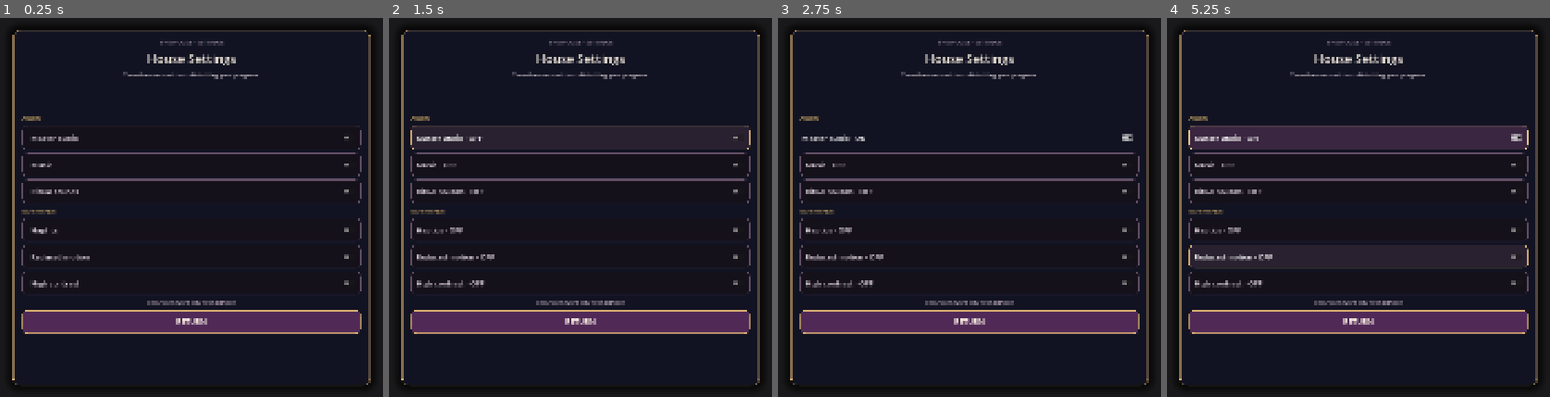
Above: before the commit, frames 1-4 (left to right).
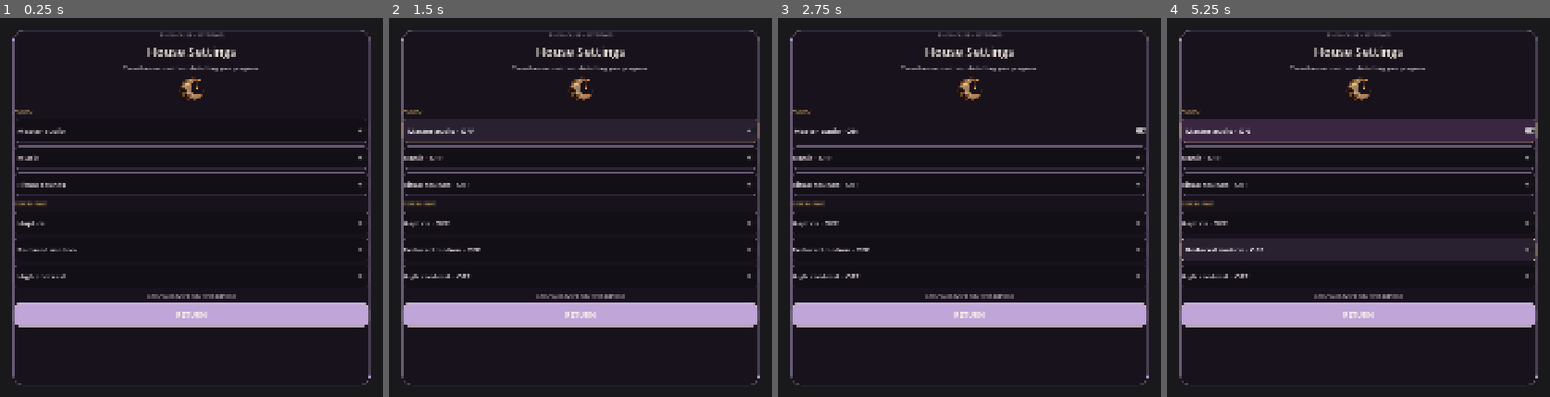
Above: after the commit, the same moments.

Repository: Jay-prodesign/akilta-match3
Game: Godot game, scene res://src/ui/settings/settings_panel.tscn
The game is run twice, just before and just after one commit, with the same random seed, the same clock (stepped at 60 frames per second) and the same inputs. This scene is started directly instead of the project's main scene.
Inputs:
- Up to frame 1 (0.25 s): no input
- Up to frame 2 (1.5 s): click "Master audio" at 0.5 s; click "Master audio · ON" at 1.25 s
- Up to frame 3 (2.75 s): click "Master audio · OFF" at 2 s
- Up to frame 4 (5.25 s): click "Haptics · OFF" at 2.75 s; click "Haptics · ON" at 3.5 s; click "Reduced motion · OFF" at 4.25 s; click "Reduced motion · ON" at 5 s

The runs differ from the first frame. In frame 1, 15% of the frame differs, in the area x 3-97%, y 3-97%; in frame 2, 16%; in frame 3, 15%; in frame 4, 18%.

Commit message:
Bind authored Settings styles and raster House sigil

Diff:
--- a/src/ui/settings/settings_panel.gd
+++ b/src/ui/settings/settings_panel.gd
@@ -5,6 +5,20 @@
 signal interaction_feedback_requested(kind: String)
 
 const PieceAssetLoader = preload("res://src/match3/presentation/piece_asset_loader.gd")
+
+@export var card_normal_style: StyleBoxFlat
+@export var card_high_style: StyleBoxFlat
+@export var toggle_normal_style: StyleBoxFlat
+@export var toggle_hover_style: StyleBoxFlat
+@export var toggle_pressed_style: StyleBoxFlat
+@export var toggle_high_style: StyleBoxFlat
+@export var toggle_high_hover_style: StyleBoxFlat
+@export var toggle_high_pressed_style: StyleBoxFlat
+@export var close_normal_style: StyleBoxFlat
+@export var close_hover_style: StyleBoxFlat
+@export var close_pressed_style: StyleBoxFlat
+@export var close_high_style: StyleBoxFlat
+
 
 @onready var master_toggle: CheckButton = $Card/Content/Master
 @onready var music_toggle: CheckButton = $Card/Content/Music
@@ -14,14 +28,15 @@
 @onready var contrast_toggle: CheckButton = $Card/Content/Contrast
 @onready var close_button: Button = $Card/Content/Close
 @onready var saved_note: Label = $Card/Content/SavedNote
+@onready var house_sigil: TextureRect = $Card/Content/HouseSigil
 
 var settings
 var _binding_controls := false
 var _high_contrast := false
 
 func _ready() -> void:
+	house_sigil.texture = PieceAssetLoader.ornament("res://assets/pieces/moon_sigil.webp")
 	_style_settings_overlay()
-	_install_house_sigil()
 	close_button.pressed.connect(_on_close_pressed)
 	master_toggle.toggled.connect(func(on): _on_toggle("master_muted", not on))
 	music_toggle.toggled.connect(func(on): _on_toggle("music_muted", not on))
@@ -106,33 +121,13 @@
 func _style_settings_overlay() -> void:
 	var card := get_node_or_null("Card") as PanelContainer
 	if card != null:
-		var panel := StyleBoxFlat.new()
-		panel.bg_color = Color("#080A12") if _high_contrast else Color("#121322")
-		panel.border_color = Color("#FFF1B6") if _high_contrast else Color("#D5AD70", 0.82)
-		panel.set_border_width_all(3 if _high_contrast else 2)
-		panel.set_corner_radius_all(18)
-		panel.shadow_color = Color(0, 0, 0, 0.72)
-		panel.shadow_size = 24
-		panel.content_margin_left = 24
-		panel.content_margin_right = 24
-		panel.content_margin_top = 20
-		panel.content_margin_bottom = 20
-		card.add_theme_stylebox_override("panel", panel)
+		card.add_theme_stylebox_override("panel", card_high_style if _high_contrast else card_normal_style)
 	for toggle in [master_toggle, music_toggle, sfx_toggle, haptics_toggle, reduced_toggle, contrast_toggle]:
 		_style_toggle(toggle)
-	var close_style := StyleBoxFlat.new()
-	close_style.bg_color = Color("#63356A") if _high_contrast else Color("#512957")
-	close_style.border_color = Color("#FFF1B6") if _high_contrast else Color("#D5AD70")
-	close_style.set_border_width_all(3 if _high_contrast else 2)
-	close_style.set_corner_radius_all(12)
-	var hover := close_style.duplicate() as StyleBoxFlat
-	hover.bg_color = Color("#7B4482")
-	var pressed := close_style.duplicate() as StyleBoxFlat
-	pressed.bg_color = Color("#3E1D43")
-	close_button.add_theme_stylebox_override("normal", close_style)
-	close_button.add_theme_stylebox_override("hover", hover)
-	close_button.add_theme_stylebox_override("pressed", pressed)
-	close_button.add_theme_stylebox_override("focus", hover)
+	close_button.add_theme_stylebox_override("normal", close_high_style if _high_contrast else close_normal_style)
+	close_button.add_theme_stylebox_override("hover", close_hover_style)
+	close_button.add_theme_stylebox_override("pressed", close_pressed_style)
+	close_button.add_theme_stylebox_override("focus", close_hover_style)
 	close_button.add_theme_color_override("font_color", Color("#FFF7E8"))
 	close_button.add_theme_color_override("font_hover_color", Color("#FFFFFF"))
 	close_button.add_theme_font_size_override("font_size", 20)
@@ -140,39 +135,19 @@
 func _style_toggle(toggle: CheckButton) -> void:
 	if toggle == null:
 		return
-	var normal := StyleBoxFlat.new()
-	normal.bg_color = Color("#090A10", 0.98) if _high_contrast else Color("#15111B", 0.96)
-	normal.border_color = Color("#FFF1B6", 0.84) if _high_contrast else Color("#745C73", 0.54)
-	normal.set_border_width_all(2 if _high_contrast else 1)
-	normal.set_corner_radius_all(12)
-	normal.content_margin_left = 14
-	normal.content_margin_right = 14
-	var hover := normal.duplicate() as StyleBoxFlat
-	hover.bg_color = Color("#2A2130")
-	hover.border_color = Color("#D5AD70")
-	var pressed := normal.duplicate() as StyleBoxFlat
-	pressed.bg_color = Color("#3A2640")
-	pressed.border_color = Color("#F0CE8A")
-	toggle.add_theme_stylebox_override("normal", normal)
-	toggle.add_theme_stylebox_override("hover", hover)
-	toggle.add_theme_stylebox_override("pressed", pressed)
-	toggle.add_theme_stylebox_override("focus", hover)
+	toggle.add_theme_stylebox_override("normal", toggle_high_style if _high_contrast else toggle_normal_style)
+	toggle.add_theme_stylebox_override("hover", toggle_high_hover_style if _high_contrast else toggle_hover_style)
+	toggle.add_theme_stylebox_override("pressed", toggle_high_pressed_style if _high_contrast else toggle_pressed_style)
+	toggle.add_theme_stylebox_override("focus", toggle_high_hover_style if _high_contrast else toggle_hover_style)
 	toggle.add_theme_color_override("font_color", Color("#FFFFFF") if _high_contrast else Color("#E8DCE4"))
 	toggle.add_theme_color_override("font_hover_color", Color("#FFFFFF"))
 	toggle.add_theme_font_size_override("font_size", 19)
 
-
-func _install_house_sigil() -> void:
-	var content := get_node_or_null("Card/Content") as VBoxContainer
-	if content == null or content.has_node("HouseSigil"):
-		return
-	var sigil := TextureRect.new()
-	sigil.name = "HouseSigil"
-	sigil.custom_minimum_size = Vector2(0, 72)
-	sigil.expand_mode = TextureRect.EXPAND_IGNORE_SIZE
-	sigil.stretch_mode = TextureRect.STRETCH_KEEP_ASPECT_CENTERED
-	sigil.texture = PieceAssetLoader.ornament("res://assets/pieces/moon_sigil.svg")
-	sigil.modulate = Color("#E8C987")
-	sigil.mouse_filter = Control.MOUSE_FILTER_IGNORE
-	content.add_child(sigil)
-	content.move_child(sigil, 3)
+func settings_authored_contract() -> Dictionary:
+	return {
+		"authored_house_sigil": house_sigil != null and house_sigil.texture != null,
+		"sigil_raster_runtime": true,
+		"authored_style_resources": card_normal_style != null and card_high_style != null and toggle_normal_style != null and toggle_high_style != null and close_normal_style != null and close_high_style != null,
+		"runtime_ui_factory": false,
+		"runtime_style_factory": false,
+	}
